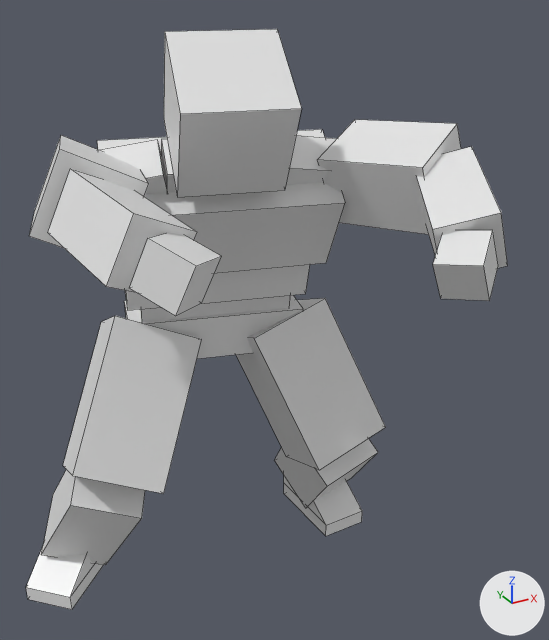
Two versions of the Blender file Assets/Resources/Models/RedComet.blend, one commit apart.
Before and after are seen from a 50 mm lens placed at (-6.49, -15.46, 13.65), pointed at (0.32, -3.07, 7.46). The lights are fixed; the arrows at lower right show +X, +Y and +Z. Both versions are drawn at frame 0 of the action 'GrabConnect'; the numbers are the values there. Mesh edges are drawn as thin lines.

The first picture shows 'Bicep.L', 'Bicep.R', 'Calf.R', 'Chest', 'Forearm.L', 'Forearm.R', 'Hand.L', 'Hand.R', 'Head', 'Pelvis', 'Thigh.L', 'Thigh.R'.
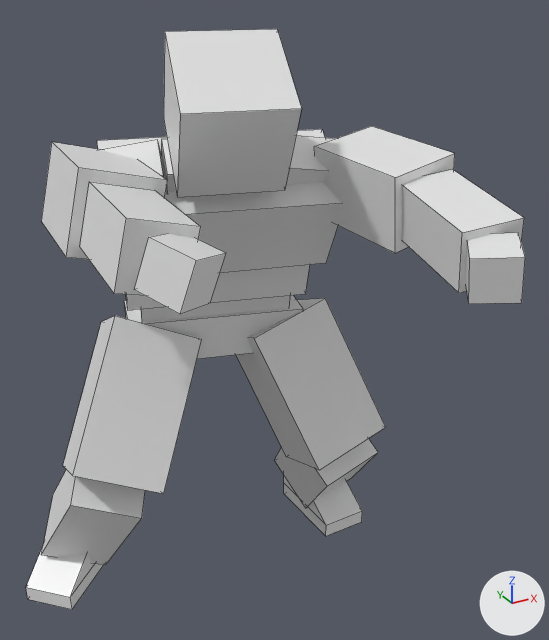
What differs and where, as boxes [x1, y1, x2, y2] in the pictures (549 x 640 px):
'Bicep.L', posed (11% taller): before [318, 120, 461, 234]; after [314, 126, 455, 253]
'Forearm.R', posed (19% narrower, 8% shorter): before [48, 169, 197, 293]; after [80, 182, 201, 296]
'Forearm.L', posed: before [417, 146, 508, 268]; after [402, 169, 524, 293]
'Bicep.R', posed: before [29, 135, 149, 248]; after [41, 142, 168, 259]
'Hand.L', posed (9% narrower): before [433, 230, 498, 301]; after [466, 233, 525, 304]
'Hand.R', posed: before [129, 233, 221, 316]; after [134, 234, 226, 314]

The change in detail:
Bone 'ElbowLeftIK.L' (bone_elbowleftik_l) moves from (-0.31, -5.12, -0.98) to (1.5, -6.91, -1.47).
Bone 'WristLeft.L' (bone_wristleft_l) moves from (-4.94, -6.46, -2.4) to (-4.94, -6.93, -2.4).
Bone 'WristLeft.L' (bone_wristleft_l) turns from (8, 27, -141) to (5, 10, -127) degrees about its own x, y and z.
Bone 'ElbowLeftIK.R' (bone_elbowleftik_r) moves from (0.07, -2.74, -0.94) to (-1.13, -6.57, -1.22).
Bone 'ElbowLeftIK.R' (bone_elbowleftik_r) turns from (0, 0, -21) to (0, 0, 77) degrees about its own x, y and z.
Bone 'WristLeft.R' (bone_wristleft_r) moves from (4.08, -5.55, -1.99) to (4.08, -6.25, -1.99).
Bone 'WristLeft.R' (bone_wristleft_r) turns from (8, -22, 127) to (10, -15, 122) degrees about its own x, y and z.
